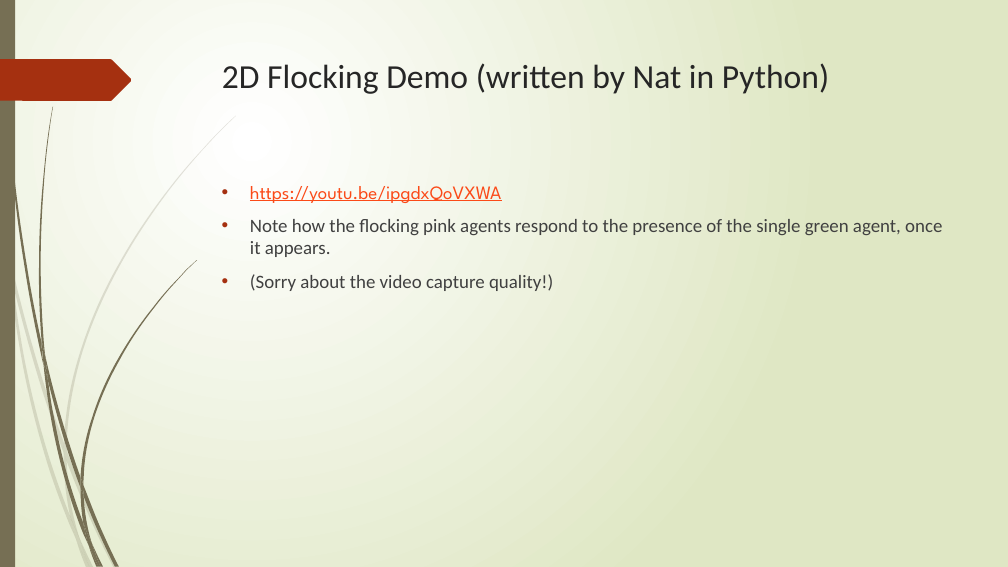
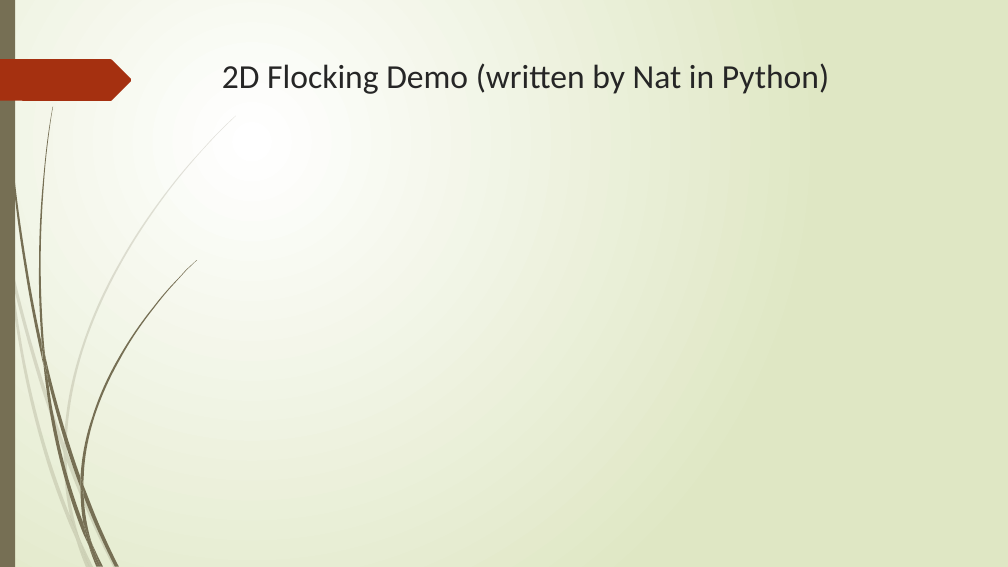
Before and after one commit to NattyBumppo/flockingdemo, a slide deck: slide 18 of flocking.pptx. Drawn at 1008x567 pixels with LibreOffice and Linux fonts; fonts in the diff are those of the drawing. Boxes give left, top, right and bottom in pixels: in the first picture for what was removed or moved away, otherwise in the second. Text is boxed around its words. In the diff, an @@ line names an element or a change of style, - is before the commit and + after.

```diff
--- a/flocking.pptx
+++ b/flocking.pptx
@@ text removed at [250,186,942,291] @@
-• https://youtu.be/ipgdxQoVXWA
-• Note how the flocking pink agents respond to the presence of the single green agent, once it appears.
-• (Sorry about the video capture quality!)
```
Also in this commit, not shown: 1 other slide changed, 1 other file.
